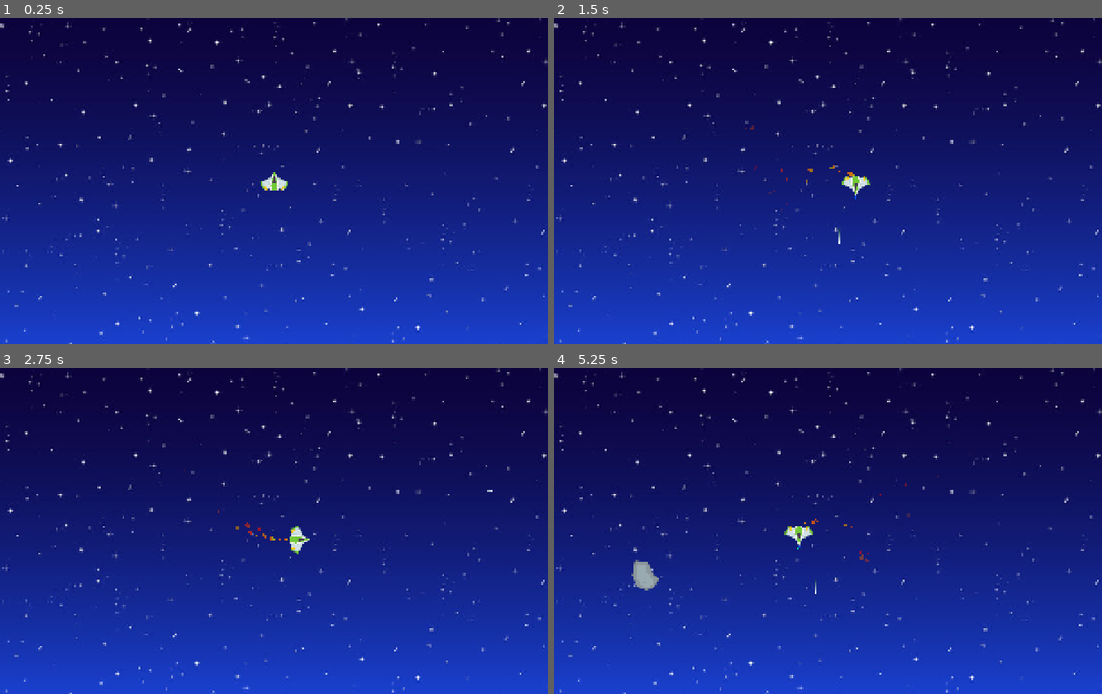
Above: before the commit, frames 1-4 (two rows, left to right).
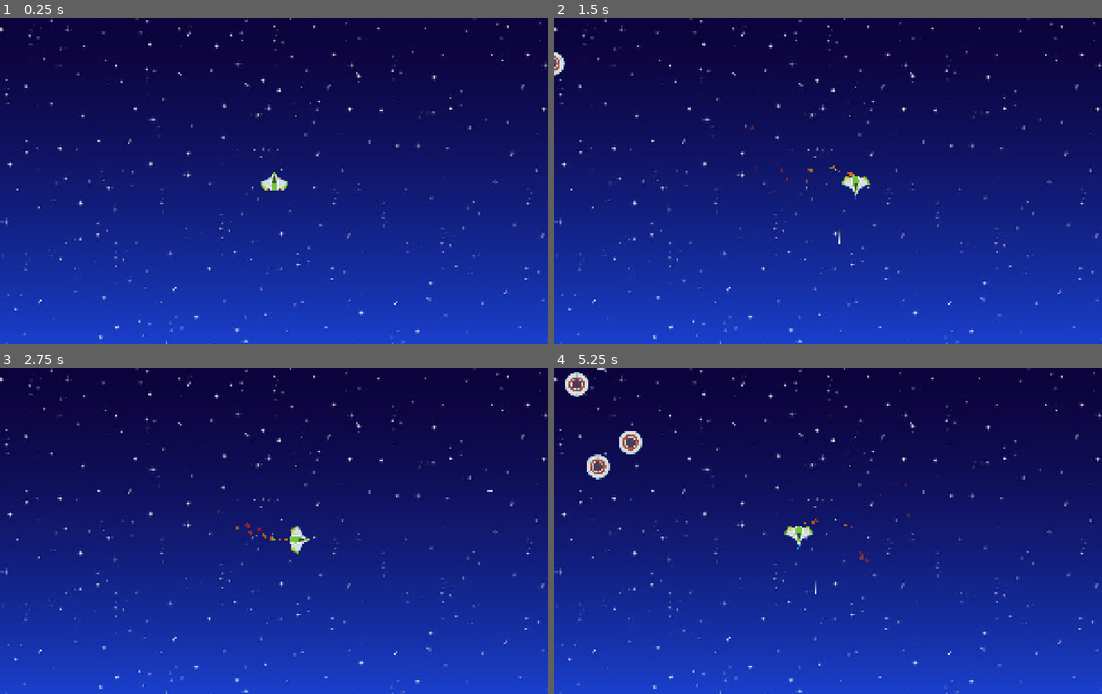
Above: after the commit, the same moments.

Repository: HusMusen16/Gymnasie_Arbete
Game: Godot game, scene res://Scenes/level.tscn
Two runs of this game, one before a commit and one after it. Both use one fixed random seed, a clock stepped at 60 frames per second and the inputs below.
Inputs:
- Up to frame 1 (0.25 s): no input
- Up to frame 2 (1.5 s): tap Enter at 0.5 s; hold D (right) 0.53-1.28 s; tap Space (shoot) at 0.6, 1.35 s; hold S (down) from 1.28 s (still down)
- Up to frame 3 (2.75 s): release S (down) at 2.03 s; hold D (right) from 2.03 s (still down); tap Space (shoot) at 2.1 s
- Up to frame 4 (5.25 s): release D (right) at 2.78 s; hold W (up) 2.78-3.53 s; tap Space (shoot) every 0.75 s from 2.85 to 5.1 s; hold A (left) 3.53-5.03 s; hold S (down) from 5.03 s (still down)

The runs differ from the first frame. In frame 1, 2.5% of the frame differs, in the area x 0-100%, y 0-100%; in frame 2, 2.6%; in frame 3, 2.5%; in frame 4, 3.5%.

Commit message:
jobbat med fiender

Diff:
--- a/Scenes/enemy_1.tscn
+++ b/Scenes/enemy_1.tscn
@@ -1,3 +1,22 @@
-[gd_scene format=3 uid="uid://dmtjp32hn4tcq"]
+[gd_scene load_steps=4 format=3 uid="uid://dmtjp32hn4tcq"]
+
+[ext_resource type="Script" uid="uid://dojj7ml64emxd" path="res://Scripts/enemy_1.gd" id="1_0a874"]
+[ext_resource type="Texture2D" uid="uid://bhcpiepc81wm7" path="res://assets/PNG/ufoRed.png" id="1_jwqgc"]
+
+[sub_resource type="CircleShape2D" id="CircleShape2D_jwqgc"]
+radius = 53.0377
 
 [node name="Enemy1" type="CharacterBody2D"]
+collision_layer = 0
+collision_mask = 7
+script = ExtResource("1_0a874")
+
+[node name="Sprite2D" type="Sprite2D" parent="."]
+texture = ExtResource("1_jwqgc")
+
+[node name="CollisionShape2D" type="CollisionShape2D" parent="."]
+shape = SubResource("CircleShape2D_jwqgc")
+
+[node name="X_timer" type="Timer" parent="."]
+
+[node name="Y_timer" type="Timer" parent="."]
--- a/Scenes/laser.tscn
+++ b/Scenes/laser.tscn
@@ -28,6 +28,8 @@
 position = Vector2(0, 27)
 rotation = 3.14159
 target_position = Vector2(4.89568e-06, 56)
+collision_mask = 3
+collide_with_areas = true
 
 [node name="Dissipation Timer" type="Timer" parent="."]
 one_shot = true
--- a/Scenes/level.tscn
+++ b/Scenes/level.tscn
@@ -17,13 +17,15 @@
 layer = -1
 
 [node name="Sprite2D" type="Sprite2D" parent="BG"]
-position = Vector2(1059, 619)
+position = Vector2(1057, 633)
 scale = Vector2(3.8, 3.8)
 texture = ExtResource("2_6phgx")
 
 [node name="Lasers" type="Node" parent="."]
 
-[node name="meteors" type="Node" parent="."]
+[node name="Meteors" type="Node" parent="."]
+
+[node name="Enemies" type="Node" parent="."]
 
 [node name="Player" parent="." instance=ExtResource("3_6phgx")]
 show_behind_parent = true
@@ -35,56 +37,66 @@
 position_smoothing_enabled = true
 rotation_smoothing_enabled = true
 
+[node name="Meteor_Timer" type="Timer" parent="."]
+autostart = true
+
+[node name="Enemy_Timer" type="Timer" parent="."]
+autostart = true
+
 [node name="Barriers" type="StaticBody2D" parent="."]
 collision_layer = 8
-collision_mask = 7
+collision_mask = 4
 
 [node name="CollisionShape2D" type="CollisionShape2D" parent="Barriers"]
-position = Vector2(1017.5, -800)
+position = Vector2(2240, -78)
 shape = SubResource("RectangleShape2D_6phgx")
 
 [node name="CollisionShape2D4" type="CollisionShape2D" parent="Barriers"]
-position = Vector2(1060, 2050)
+position = Vector2(2452, 2777)
 shape = SubResource("RectangleShape2D_6phgx")
 
 [node name="CollisionShape2D2" type="CollisionShape2D" parent="Barriers"]
-position = Vector2(-1400, 661)
+position = Vector2(-187, 1331)
 shape = SubResource("RectangleShape2D_81xng")
 
 [node name="CollisionShape2D3" type="CollisionShape2D" parent="Barriers"]
-position = Vector2(3500, 583)
+position = Vector2(4774, 1433)
 shape = SubResource("RectangleShape2D_81xng")
 
-[node name="ColorRect" type="ColorRect" parent="."]
-offset_left = -2721.0
-offset_top = -1716.0
-offset_right = 4623.0
-offset_bottom = -729.0
+[node name="Collision_coulours" type="Node2D" parent="."]
+
+[node name="ColorRect" type="ColorRect" parent="Collision_coulours"]
+offset_left = -1425.0
+offset_top = -1001.0
+offset_right = 5919.0
+offset_bottom = -14.0
 color = Color(1, 0, 0, 0.172549)
+metadata/_edit_use_anchors_ = true
 
-[node name="ColorRect2" type="ColorRect" parent="."]
-offset_left = -2613.0
-offset_top = 1960.0
-offset_right = 4731.0
-offset_bottom = 2947.0
+[node name="ColorRect2" type="ColorRect" parent="Collision_coulours"]
+offset_left = -1239.0
+offset_top = 2684.0
+offset_right = 6105.0
+offset_bottom = 3671.0
 color = Color(1, 0, 0, 0.172549)
+metadata/_edit_use_anchors_ = true
 
-[node name="ColorRect3" type="ColorRect" parent="."]
-offset_left = 3329.0
-offset_top = -729.0
-offset_right = 5529.0
-offset_bottom = 3001.0
+[node name="ColorRect3" type="ColorRect" parent="Collision_coulours"]
+offset_left = 4536.0
+offset_top = -409.0
+offset_right = 6736.0
+offset_bottom = 3321.0
 color = Color(1, 0, 0, 0.172549)
+metadata/_edit_use_anchors_ = true
 
-[node name="ColorRect4" type="ColorRect" parent="."]
-offset_left = -2714.0
-offset_top = -1683.0
-offset_right = -1211.0
-offset_bottom = 2999.0
+[node name="ColorRect4" type="ColorRect" parent="Collision_coulours"]
+offset_left = -1492.0
+offset_top = -939.0
+offset_right = 11.0
+offset_bottom = 3743.0
 color = Color(1, 0, 0, 0.172549)
-
-[node name="Meteor_Timer" type="Timer" parent="."]
-autostart = true
+metadata/_edit_use_anchors_ = true
 
 [connection signal="laser" from="Player" to="." method="_on_player_laser"]
 [connection signal="timeout" from="Meteor_Timer" to="." method="_on_meteor_timer_timeout"]
+[connection signal="timeout" from="Enemy_Timer" to="." method="_on_enemy_timer_timeout"]
--- a/Scenes/meteor.tscn
+++ b/Scenes/meteor.tscn
@@ -1,16 +1,13 @@
-[gd_scene load_steps=5 format=3 uid="uid://5w46ium5pxso"]
+[gd_scene load_steps=4 format=3 uid="uid://5w46ium5pxso"]
 
 [ext_resource type="Texture2D" uid="uid://drrmfor042klf" path="res://assets/PNG/Meteors/meteorBrown_big1.png" id="1_5civa"]
 [ext_resource type="Script" uid="uid://bcgxdsuah426s" path="res://Scripts/meteor.gd" id="1_wm1ig"]
 
 [sub_resource type="CircleShape2D" id="CircleShape2D_wm1ig"]
-radius = 35.0143
-
-[sub_resource type="CircleShape2D" id="CircleShape2D_bgiwl"]
-radius = 43.4166
+radius = 46.0
 
 [node name="Meteor" type="CharacterBody2D"]
-collision_mask = 2
+collision_mask = 6
 script = ExtResource("1_wm1ig")
 
 [node name="Sprite2D" type="Sprite2D" parent="."]
@@ -18,8 +15,3 @@
 
 [node name="CollisionShape2D" type="CollisionShape2D" parent="."]
 shape = SubResource("CircleShape2D_wm1ig")
-
-[node name="DetectionArea" type="Area2D" parent="."]
-
-[node name="CollisionShape2D" type="CollisionShape2D" parent="DetectionArea"]
-shape = SubResource("CircleShape2D_bgiwl")
--- /dev/null
+++ b/Scripts/enemy_1.gd
@@ -0,0 +1,64 @@
+extends CharacterBody2D
+
+var player = null
+
+@onready var x_timer: Timer = $X_timer
+@onready var y_timer: Timer = $Y_timer
+
+var choice = [0,1,2,3,4,5]
+
+const SPEED = 500
+
+
+func _movement(dir, distance):
+	"
+	var random_speed_x = RandomNumberGenerator.new().randf_range(0,150)
+	var random_speed_y = RandomNumberGenerator.new().randf_range(0,150)
+	var dir_x = [1,-1].pick_random()
+	var dir_y = [1,-1].pick_random()"
+	#Eventuellt fixa en timer som avaktiverar deras rörelse en slumpvis tid om ett specifikt värde från en lista slumpas fram
+	#Implementera ovantstående
+
+	"
+	velocity.x = dir[0] * SPEED + random_speed_x * dir_x
+	velocity.y = dir[1] * SPEED + random_speed_y * dir_y"
+
+	var choice_x = choice.pick_random()
+	var choice_y = choice.pick_random()
+
+	if choice_x == 0:
+		velocity.x = dir[0] * SPEED
+	else:
+		velocity.x = 0
+
+	if choice_y == 0:
+		velocity.y = dir[1] * SPEED
+	else:
+		velocity.y = 0
+	move_and_slide()
+
+
+
+
+#################### STATE MACHINE #########################
+func _physics_process(delta: float) -> void:
+	if player:
+		var dir = global_position.direction_to(player.global_position)
+		var distance = global_position.distance_to(player.global_position)
+		if distance > 500:
+			_CHASING(dir, distance)
+		else:
+			_ATTACKING(dir, distance)
+
+
+
+
+
+####################### STATES ###############################
+func _CHASING(dir, distance):
+	_movement(dir, distance)
+
+func _ATTACKING(dir, distance):
+	velocity = dir * SPEED * 0.1
+	move_and_slide()
+	print("attacking", distance)
--- a/Scripts/laser.gd
+++ b/Scripts/laser.gd
@@ -4,6 +4,15 @@
 const SPEED = 1500
 
 @onready var dissipation_timer: Timer = $"Dissipation Timer"
+@onready var ray_cast: RayCast2D = $RayCast2D
+
+
+
+func _laser_colliding():
+	if ray_cast.is_colliding():
+		var collider = ray_cast.get_collider()
+		if collider is METEOR:
+			collider.explode()
 
 
 func _laser_movement(delta: float):
@@ -27,6 +36,7 @@
 
 func _physics_process(delta: float):
 	_laser_movement(delta)
+	_laser_colliding()
 
 
 func _on_dissipation_timer_timeout() -> void:
--- a/Scripts/level.gd
+++ b/Scripts/level.gd
@@ -3,26 +3,38 @@
 
 var laser_scene: PackedScene = load("res://Scenes/laser.tscn")
 var meteor_scene: PackedScene = load("res://Scenes/meteor.tscn")
+var enemy_scene: PackedScene = load("res://Scenes/enemy_1.tscn")
 
 
+@onready var player: PLAYER = $Player
 @onready var lasers: Node = $Lasers
-@onready var meteors: Node = $meteors
+@onready var meteors: Node = $Meteors
+@onready var enemies: Node = $Enemies
 @onready var meteor_timer: Timer = $Meteor_Timer
+@onready var enemy_timer: Timer = $Enemy_Timer
+
+
+func _physics_process(_delta: float) -> void:
+	pass
+
+
+func _spawn_enemy():
+	var enemy = enemy_scene.instantiate()
+	enemies.add_child(enemy)
+	enemy.player = player
 
 
 func _on_player_laser(pos: Variant, dir: Variant) -> void:
-	print(pos, dir)
 	var laser = laser_scene.instantiate()
 	lasers.add_child(laser)
 	laser.position = pos
 	laser.rotation_degrees = dir
 
 
-
-func _physics_process(_delta: float) -> void:
-	pass
-
-
 func _on_meteor_timer_timeout() -> void:
 	var meteor = meteor_scene.instantiate()
 	meteors.add_child(meteor)
+
+
+func _on_enemy_timer_timeout() -> void:
+	_spawn_enemy()
--- a/Scripts/meteor.gd
+++ b/Scripts/meteor.gd
@@ -3,11 +3,17 @@
 
 var random_rotation_number = RandomNumberGenerator.new().randf_range(0.01, 0.1)
 var random_meteor_number = RandomNumberGenerator.new().randf_range(0, 7)
-var random_speed_x = RandomNumberGenerator.new().randf_range(150,300)
-var random_speed_y = RandomNumberGenerator.new().randf_range(150,300)
+var random_speed_x = RandomNumberGenerator.new().randf_range(0,500)
+var random_speed_y = RandomNumberGenerator.new().randf_range(0,500)
+
 
 var dir_x = [1,-1].pick_random()
 var dir_y = [1,-1].pick_random()
+
+
+var width = [-1000, 5500]
+var hight = [-1000, 3500]
+
 
 var meteor_x = RandomNumberGenerator.new().randf_range(0,500)
 var meteor_y = RandomNumberGenerator.new().randf_range(0,500)
@@ -34,5 +40,18 @@
 
 func _physics_process(delta: float) -> void:
 	global_rotation += random_rotation_number
-	global_position[0] += random_speed_x * delta * dir_x
-	global_position[1] += random_speed_x * delta * dir_y
+	_movement(delta)
+	outside_play_area()
+
+func explode():
+	queue_free()
+
+
+func outside_play_area():
+	if (width[0] > self.global_position.x or self.global_position.x > width[1]) or (hight[0] > self.global_position.y or self.global_position.y > hight[1]):
+		queue_free()
+
+func _movement(delta):
+	velocity.x = random_speed_x * dir_x
+	velocity.y = random_speed_y * dir_y
+	move_and_slide()
--- a/Scripts/player.gd
+++ b/Scripts/player.gd
@@ -1,9 +1,13 @@
 extends CharacterBody2D
 class_name PLAYER
+
+
 
 var ACC = 1000
 var speed = 700
 var can_shoot: bool = true
+
+
 
 @onready var thrusters: GPUParticles2D = $Rocket
 @onready var gun_flash:GPUParticles2D = $GunFlash
@@ -12,7 +16,9 @@
 @onready var flash_duration: Timer = $FlashDuration
 
 
+
 signal laser(pos, dir)
+
 
 
 func _movement(delta: float) -> void:
@@ -65,6 +71,7 @@
 		flash_duration.start(0)
 		gun_flash.emitting = true
 
+
 func _process(delta: float) -> void:
 	_movement(delta)
 	_shooting(delta)
@@ -73,5 +80,6 @@
 func _on_shoot_timer_timeout() -> void:
 	can_shoot = true
 
+
 func _on_flash_duration_timeout() -> void:
 	gun_flash.emitting = false
Not shown, added: Scripts/enemy_1.gd.uid
